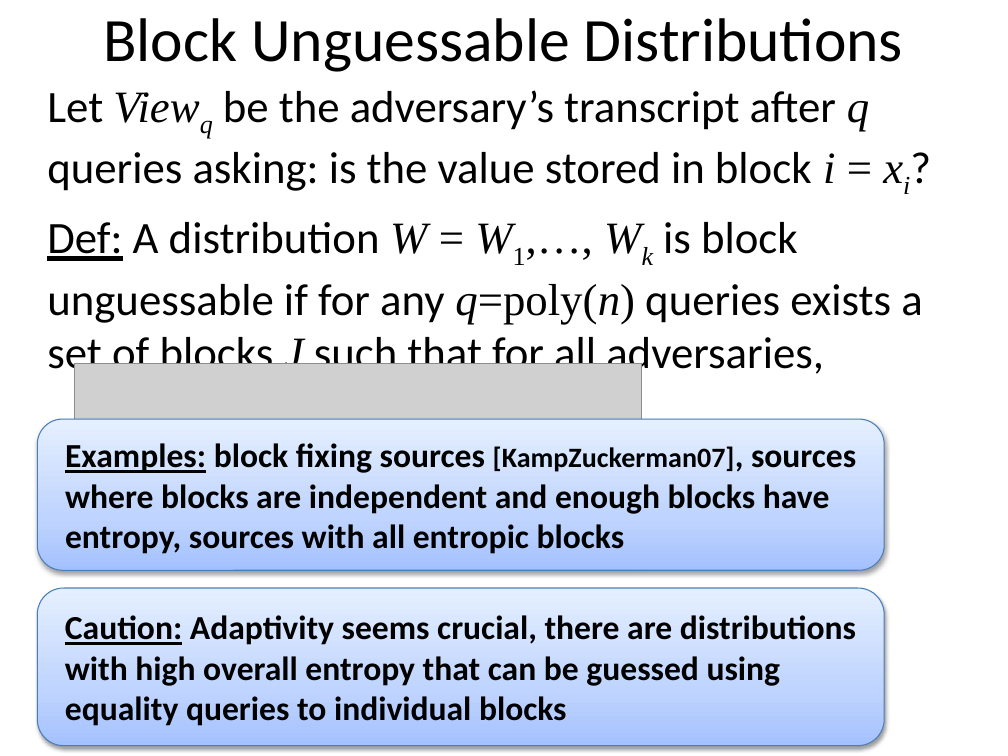
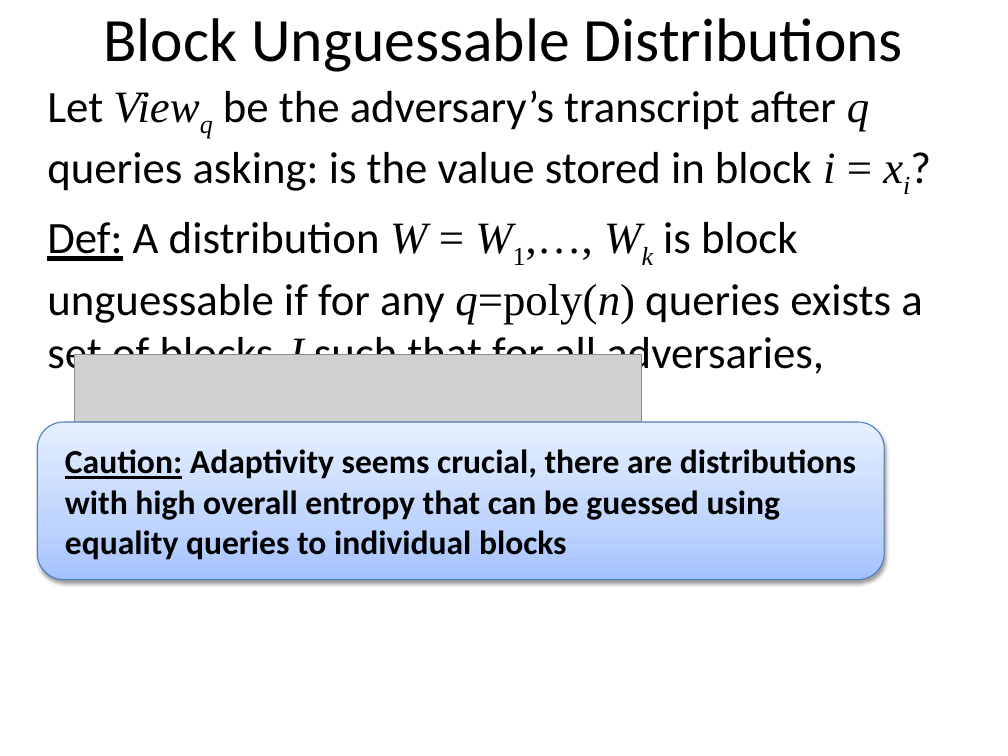
Before and after one commit to xianruimeng/comp-fuzzy-ext, a slide deck: slide 26 of constantRate/KeyDerivationWithNegativeUsable.pptx. Drawn at 1008x756 pixels with LibreOffice and Linux fonts; fonts in the diff are those of the drawing; grey boxes stand for pictures. Boxes give left, top, right and bottom in pixels: in the first picture for what was removed or moved away, otherwise in the second. Text is boxed around its words. In the diff, an @@ line names an element or a change of style, - is before the commit and + after.

```diff
--- a/constantRate/KeyDerivationWithNegativeUsable.pptx
+++ b/constantRate/KeyDerivationWithNegativeUsable.pptx
@@ picture resized from (x1=75, y1=364, x2=642, y2=427) to (x1=75, y1=355, x2=642, y2=425) @@
@@ rounded rectangle removed at (x1=37, y1=419, x2=884, y2=571) @@
-Examples: block fixing sources [KampZuckerman07], sources where blocks are independent and enough blocks have entropy, sources with all entropic blocks
@@ rounded rectangle "Caution: Adaptivity seems crucial, there ..." moved from (x1=37, y1=588, x2=884, y2=745) to (x1=37, y1=422, x2=884, y2=580) @@
```
Also in this commit, not shown: 21 other slides changed, 3 slides added.
